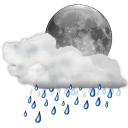
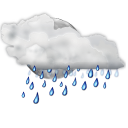
Before/after of a 128px x 128px layered artwork. What changed in the layer stack:
painted on "Background" over [0, 3, 128, 123]
added layer "Clipboard" over [20, 16, 85, 82]
